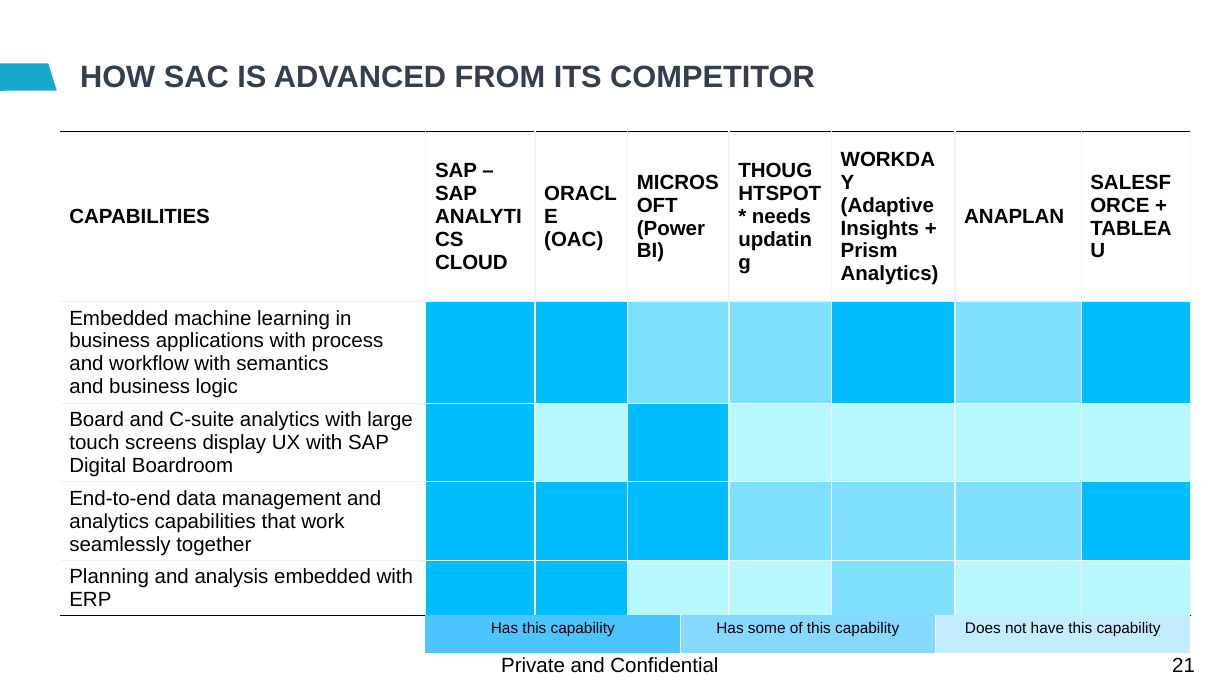
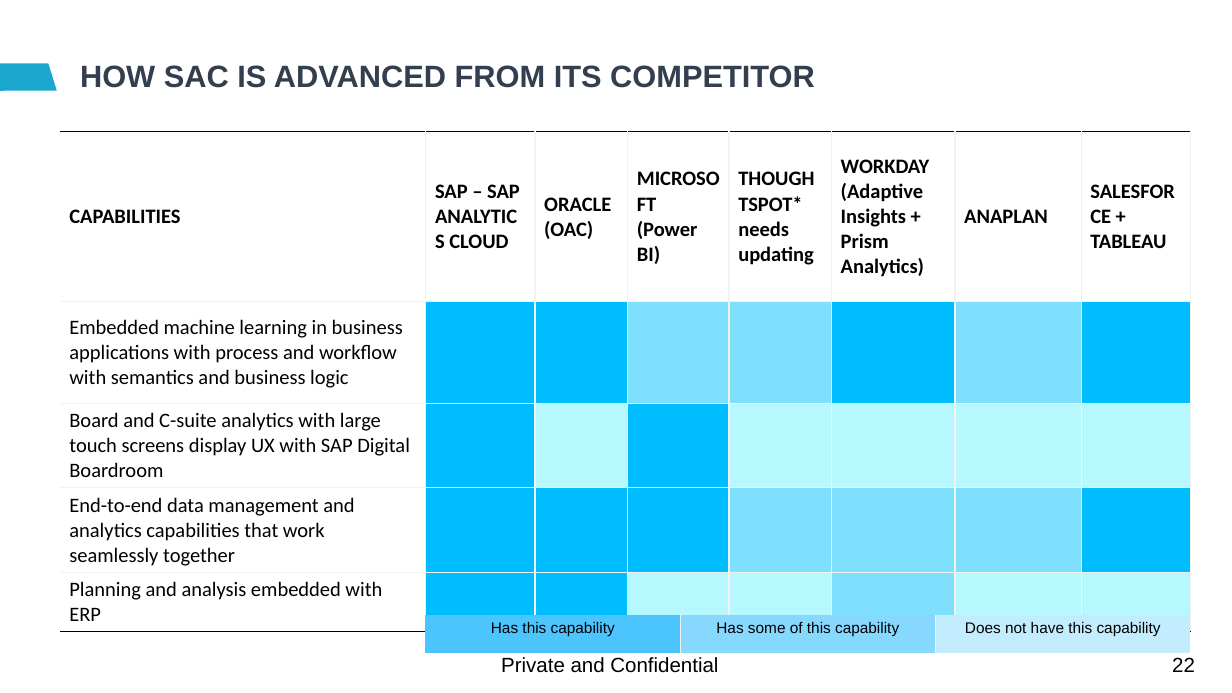
Before and after one commit to soyuztechnologies/EY_SAC_Feb2022, a slide deck: slide 22 of day 1/SAC_Training Day 1.pptx (slide 21 before the commit). Drawn at 1232x693 pixels with LibreOffice and Linux fonts; fonts in the diff are those of the drawing; background and template pictures are left out. Boxes give left, top, right and bottom in pixels: in the first picture for what was removed or moved away, otherwise in the second. Text is boxed around its words. In the diff, an @@ line names an element or a change of style, - is before the commit and + after.

```diff
--- a/day 1/SAC_Training Day 1.pptx
+++ b/day 1/SAC_Training Day 1.pptx
@@ table at <box>60,132,1191,626</box> @@
@@ font Arial to Calibri @@
@@ page number at <box>1172,657,1195,672</box>: text changed @@
-21
+22
```
Also in this commit, not shown: 20 other slides changed, 1 slide added, 2 other files.
